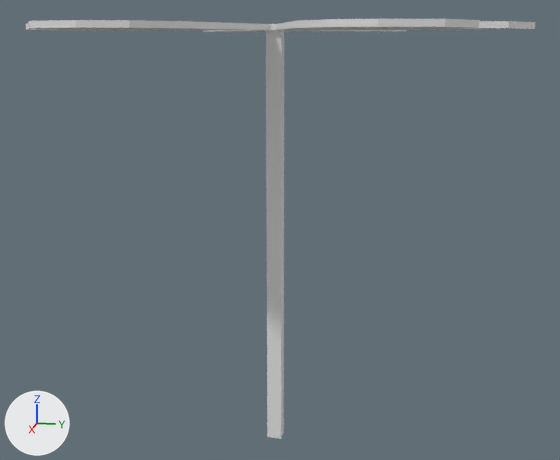
One commit to the Blender file Oanquan/clover.blend: the scene before it, then after it.
Both versions are drawn from a camera (50 mm lens) standing at (3.79, 0.78, 2.11) and looking at (-0.1, 0.0, 1.14). Lighting does not change. The marker at lower left points along +X, +Y and +Z.
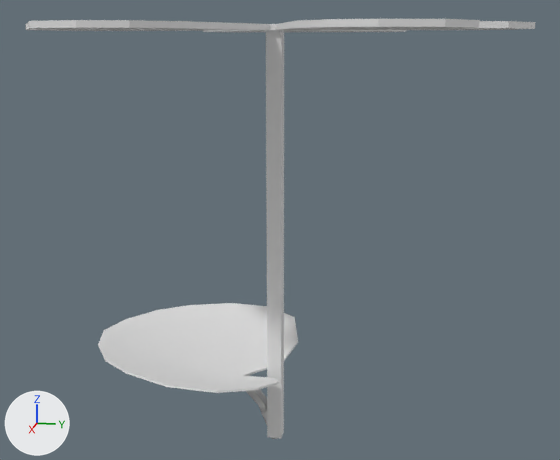
Changed parts and their boxes (x1, y1, x2, y2) in the pictures (560 x 460 px):
'climber_leaf', added
    after: (98, 303, 298, 439)

The change, as a diff of the scene's bpy script:
```diff
--- a/Oanquan/clover.blend.py
+++ b/Oanquan/clover.blend.py
@@ me_cube @@
+me_cube.from_pydata(...)  # 72 vertices, 110 faces; spans x -0.599..0.599, y -0.977..0.074, z -0.007..0.544
+me_cube.polygons.foreach_set('use_smooth', [True] * 110)
@@ ob_climber_leaf @@
+ob_climber_leaf = bpy.data.objects.new('climber_leaf', me_cube)
+ob_climber_leaf.location = (0.0, 0.0, 0.0)
```
